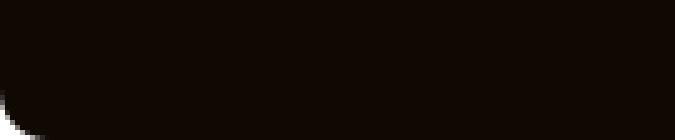
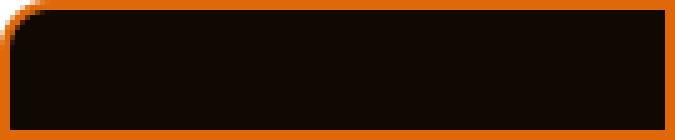
The second (675, 140) image is a revision of the first. Changes to its layers:
hid "Сложный hover", moved it into group "сложный" over [0,0,675,140]
added group "лёгкий" with 3 layers above "Background" over [0,0,675,140]
added layer "Лёгкий selected" in group "лёгкий" over [0,0,675,140]
